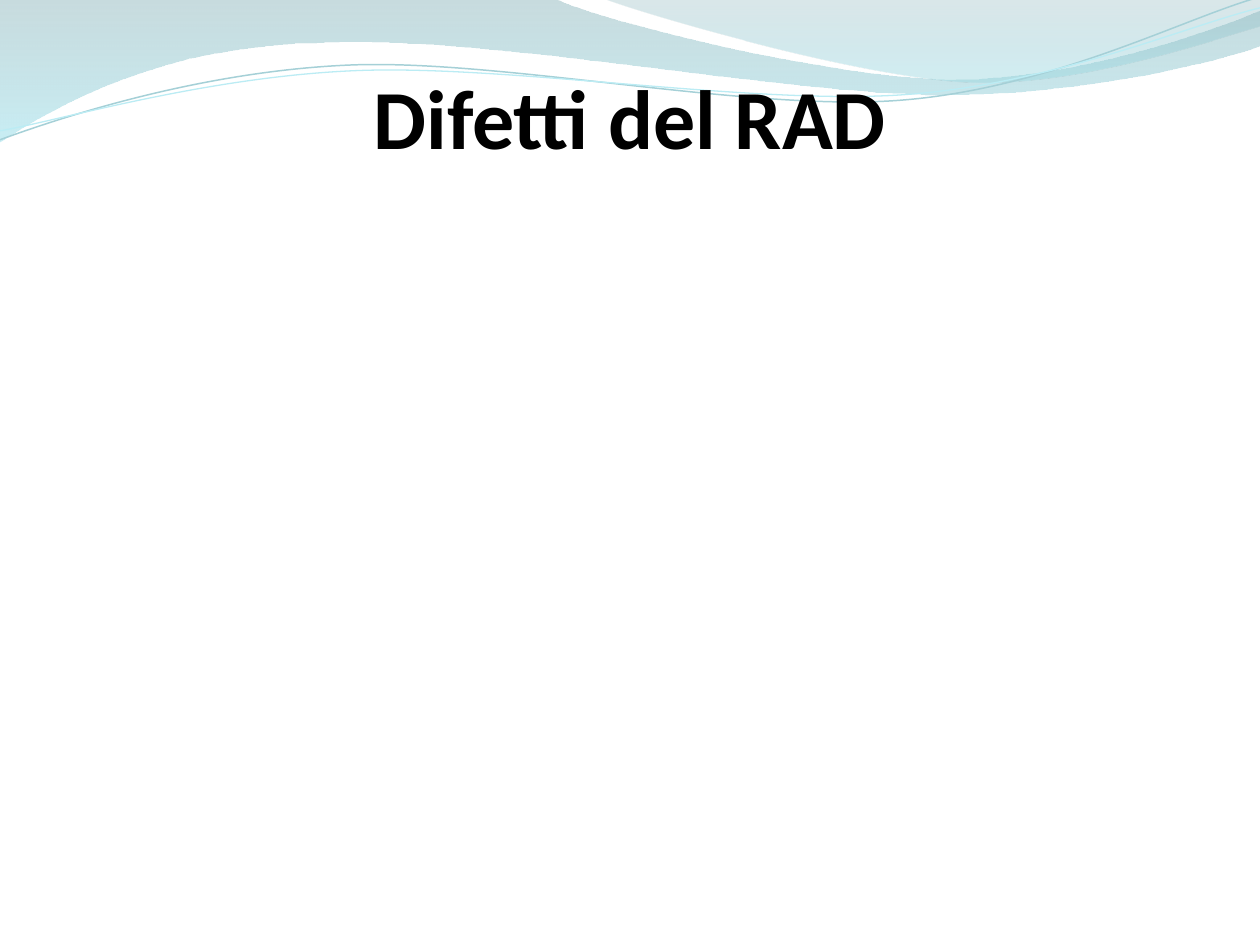
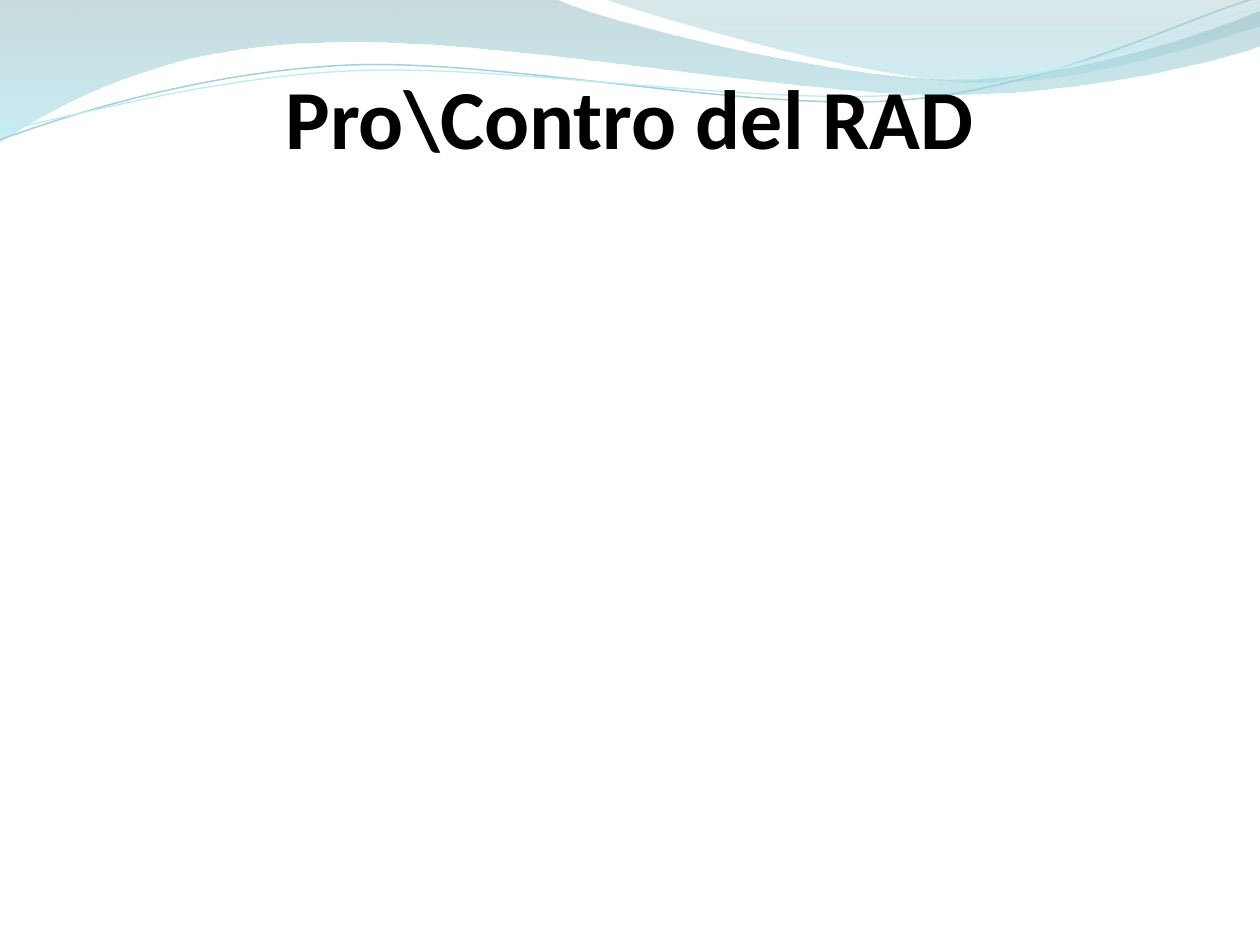
Before and after one commit to ammirate/at-silo, a slide deck: slide 9 of Presentazione/Atsilo3/Atsilo_H_PresentazioneFinale.pptx (slide 12 before the commit). Drawn at 1260x945 pixels with LibreOffice and Linux fonts; fonts in the diff are those of the drawing. Boxes give left, top, right and bottom in pixels: in the first picture for what was removed or moved away, otherwise in the second. Text is boxed around its words. In the diff, an @@ line names an element or a change of style, - is before the commit and + after.

```diff
--- a/Presentazione/Atsilo3/Atsilo_H_PresentazioneFinale.pptx
+++ b/Presentazione/Atsilo3/Atsilo_H_PresentazioneFinale.pptx
@@ text at box(285, 79, 974, 153): text changed @@
-Difetti del RAD
+Pro\Contro del RAD
```
Also in this commit, not shown: 13 other slides changed, 14 slides added, 16 slides removed, 10 other files.
